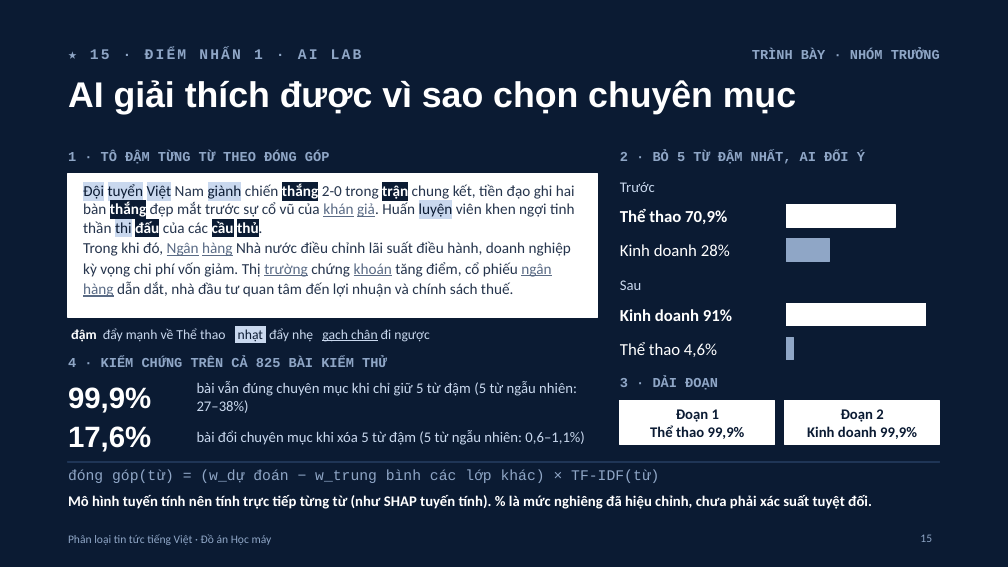
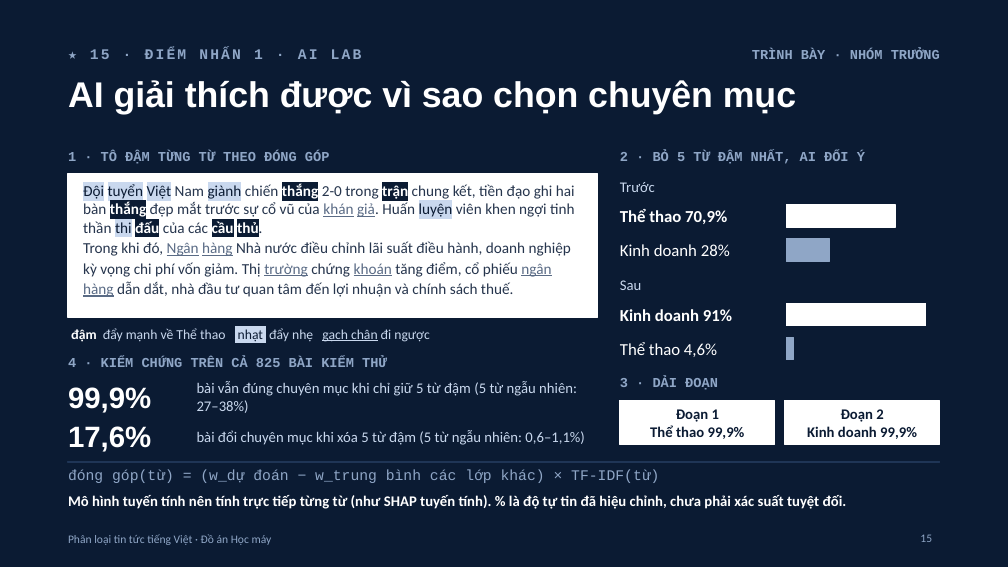
Before and after one commit to PhucHoang3010/Vietnamese-News-Classification, a slide deck: slide 15 of trinh-bay/VnNews-Slide-Do-An-Nhom.pptx. Drawn at 1008x567 pixels with LibreOffice and Linux fonts; fonts in the diff are those of the drawing. Boxes give left, top, right and bottom in pixels: in the first picture for what was removed or moved away, otherwise in the second. Text is boxed around its words. In the diff, an @@ line names an element or a change of style, - is before the commit and + after.

```diff
--- a/trinh-bay/VnNews-Slide-Do-An-Nhom.pptx
+++ b/trinh-bay/VnNews-Slide-Do-An-Nhom.pptx
@@ text at (68,495,847,509): text changed @@
-Mô hình tuyến tính nên tính trực tiếp từng từ (như SHAP tuyến tính). % là mức nghiêng đã hiệu chỉnh, chưa phải xác suất tuyệt đối.
+Mô hình tuyến tính nên tính trực tiếp từng từ (như SHAP tuyến tính). % là độ tự tin đã hiệu chỉnh, chưa phải xác suất tuyệt đối.
```
Also in this commit, not shown: 15 other files.
